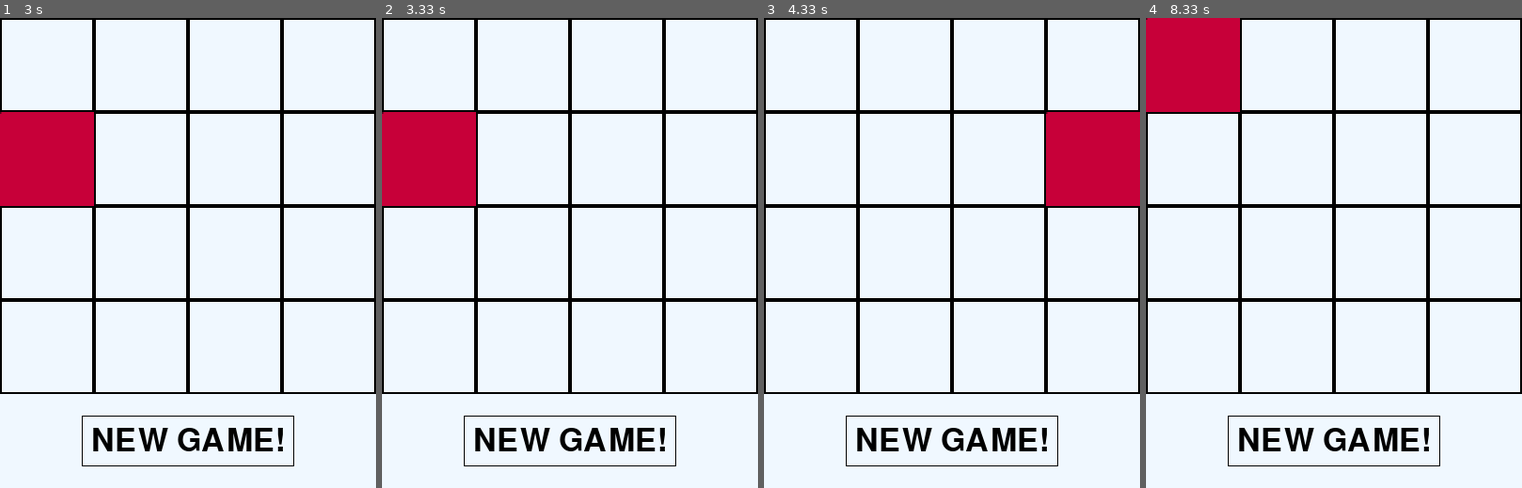
Above: before the commit, frames 1-4 (left to right).
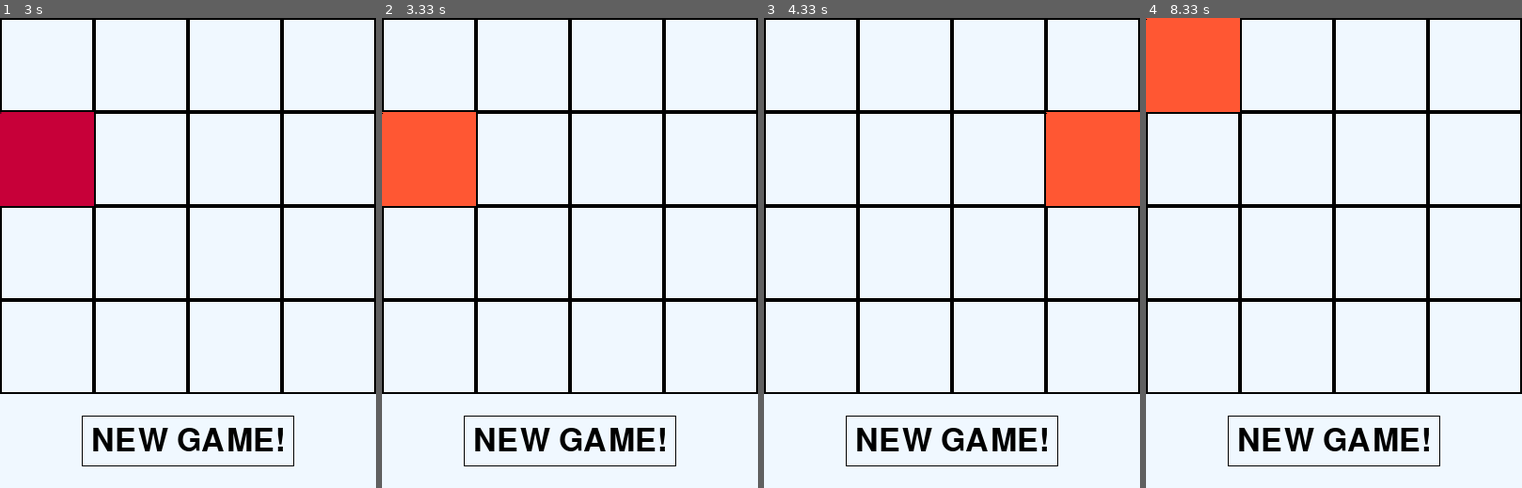
Above: after the commit, the same moments.

Repository: Good-piraT/pygame
Game: pygame game, started from main.py
The game is run twice, just before and just after one commit, with the same random seed, the same clock (stepped at 60 frames per second) and the same inputs.
Inputs (mouse positions are in pixels of both pictures, inside the frame that each line leads up to):
- Up to frame 1 (3 s): hold Right 0.33-0.8 s; hold Up 0.83-1.13 s; click (308, 238) at 1.22 s; click "NEW GAME!" at 1.55 s; hold Right 1.83-2.3 s; hold Left 2.33-2.87 s
- Up to frame 2 (3.33 s): hold Left from 3.23 s (still down)
- Up to frame 3 (4.33 s): release Left at 3.63 s; hold Right from 4.07 s (still down)
- Up to frame 4 (8.33 s): release Right at 4.7 s; hold Left 5.13-5.6 s; hold Right 5.63-6.1 s; click "NEW GAME!" at 6.52 s; hold Right 6.8-7.27 s; hold Left 7.3-7.83 s; hold Left from 8.2 s (still down)

Frame 1 is identical in both runs. In frame 2, 5.0% of the frame differs, in the area x 0-25%, y 20-40%; in frame 3, 5.0%; in frame 4, 5.0%.

Commit message:
DISG_BOARD TRICK

Diff:
--- a/main.py
+++ b/main.py
@@ -140,9 +140,15 @@
             if movement_type == 'trans':
               self.board[i][q] = 0
               self.board[i][index] = elem
-
+            elif movement_type == 'plus':
+              self.board[i][q] = 0
+              self.board[i][index] = elem*2
     elif direction == 'up':
-      pass
+      disg_board = [[0] * self.width for _ in range(self.height)]
+      for y in range(4): # запись всех q элементов в disf_row[i]
+        for x in range(4):
+          disg_board[y][x] = self.board[x][y-4]
+      print('disg_row:', disg_board) #disg_board - та же доска, только перевернутая для легкого взаимодействия!
     else:  #down
       pass
     #self.ones()
Binary file added: data/схема.png
